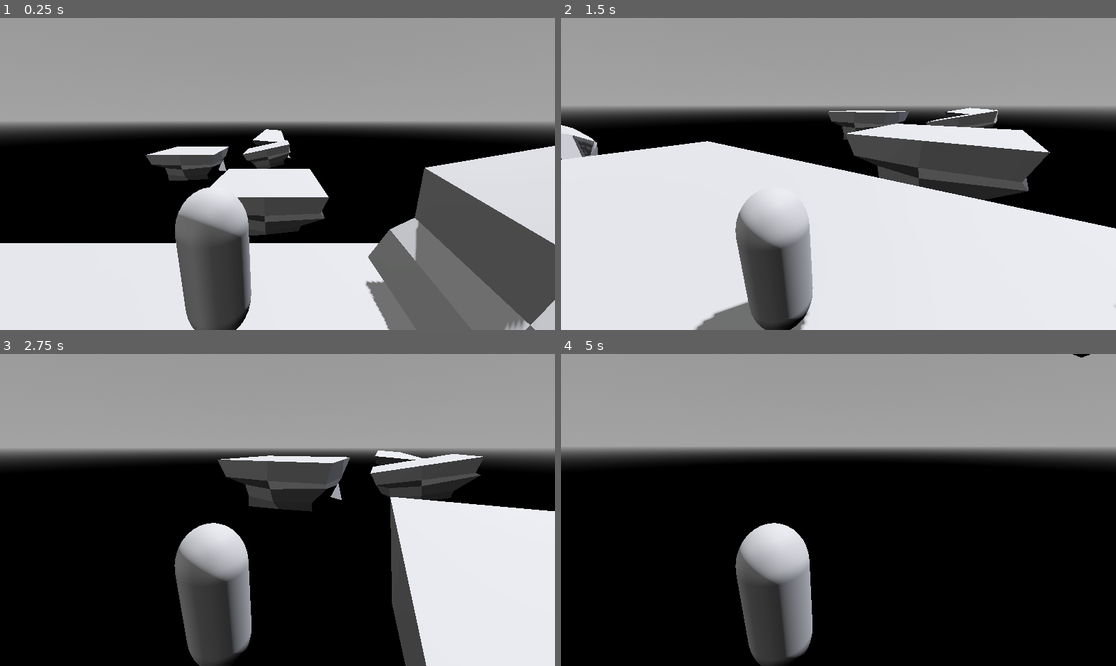
Above: before the commit, frames 1-4 (two rows, left to right).
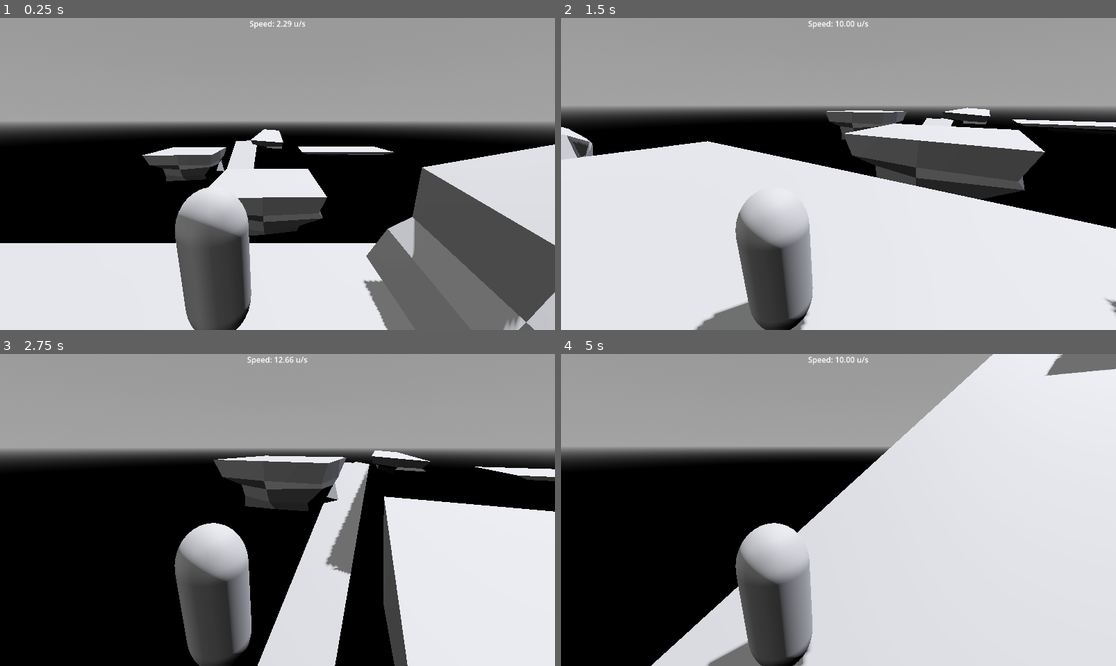
Above: after the commit, the same moments.

Repository: icyfirejosh4352/rigor-mortis
Game: Godot game, scene res://scenes/game.tscn
Same seed, same stepped clock (60 frames per second), same inputs: the game is played once before the commit and once after it.
Inputs (mouse positions are in pixels of both pictures, inside the frame that each line leads up to):
- Up to frame 1 (0.25 s): no input
- Up to frame 2 (1.5 s): move the mouse to (960, 158) at 0.52 s; hold D (strafe right) 0.53-1.28 s; hold Ctrl (slide) 0.53-1.28 s; click (960, 158) at 0.67 s; tap Space (jump) at 0.77 s; move the mouse to (810, 174) at 1.27 s; hold W (forward) from 1.28 s (still down); tap Ctrl (slide) at 1.35 s
- Up to frame 3 (2.75 s): keep holding W (forward); tap Space (jump) at 1.52 s; move the mouse to (288, 503) at 2.02 s; hold Ctrl (slide) from 2.03 s (still down)
- Up to frame 4 (5 s): keep holding W (forward); move the mouse to (832, 516) at 2.77 s; release Ctrl (slide) at 2.78 s; tap Ctrl (slide) at 2.85, 4.35 s; tap Space (jump) at 3.02, 3.77, 4.52 s; move the mouse to (877, 513) at 3.52 s; hold Ctrl (slide) 3.53-4.28 s; move the mouse to (794, 506) at 4.27 s

The runs differ from the first frame. In frame 1, 2.4% of the frame differs, in the area x 25-100%, y 0-100%; in frame 2, 1.7%; in frame 3, 11%; in frame 4, 49%, in the area x 16-100%, y 0-100%.

Commit message:
fixed issues, now state machine
dont remember if I already commited. Movement is now state machine based. reworked sliding. need to add lateral control while sliding downhill.
also added a small speed display.

Diff:
--- a/scenes/game.tscn
+++ b/scenes/game.tscn
@@ -2,6 +2,7 @@
 
 [ext_resource type="PackedScene" uid="uid://ou10wx1f1tgr" path="res://scenes/player.tscn" id="1_uwrxv"]
 [ext_resource type="PackedScene" uid="uid://bsnff2q5rwp7q" path="res://scenes/platform.tscn" id="2_yqjtg"]
+[ext_resource type="Script" uid="uid://cthf48hjpa0hw" path="res://scripts/veldisp.gd" id="3_lnu2h"]
 
 [sub_resource type="ProceduralSkyMaterial" id="ProceduralSkyMaterial_uwrxv"]
 sky_top_color = Color(0.46618116, 0.46618068, 0.46618092, 1)
@@ -38,25 +39,22 @@
 light_color = Color(0.849263, 0.8675701, 0.9290151, 1)
 shadow_enabled = true
 
-[node name="platform" type="Node3D" parent="." unique_id=1051521203]
+[node name="CanvasLayer" type="CanvasLayer" parent="." unique_id=100750700]
 
-[node name="StaticBody3D" type="StaticBody3D" parent="platform" unique_id=45399465]
-
-[node name="CollisionShape3D" type="CollisionShape3D" parent="platform/StaticBody3D" unique_id=1004325228]
-shape = SubResource("BoxShape3D_yqjtg")
-
-[node name="MeshInstance3D" type="MeshInstance3D" parent="platform/StaticBody3D/CollisionShape3D" unique_id=749264635]
-transform = Transform3D(18.759586, 0, 0, 0, 1, 0, 0, 0, 10, 0, 0, 0)
-mesh = SubResource("PlaneMesh_lnu2h")
-skeleton = NodePath("../../..")
-
-[node name="MeshInstance3D2" type="MeshInstance3D" parent="platform/StaticBody3D/CollisionShape3D" unique_id=2009811895]
-transform = Transform3D(18.759592, 0, -1.4901161e-08, 0, 1, 0, 4.4703484e-08, 0, 10.000003, -144.41808, -22.141531, -1.4745852)
-mesh = SubResource("PlaneMesh_lnu2h")
-skeleton = NodePath("../../..")
+[node name="Label" type="Label" parent="CanvasLayer" unique_id=259241597]
+anchors_preset = 5
+anchor_left = 0.5
+anchor_right = 0.5
+offset_left = -20.0
+offset_right = 20.0
+offset_bottom = 23.0
+grow_horizontal = 2
+horizontal_alignment = 1
+script = ExtResource("3_lnu2h")
 
 [node name="player" parent="." unique_id=1356530621 instance=ExtResource("1_uwrxv")]
-transform = Transform3D(1, 0, 0, 0, 1, 0, 0, 0, 1, 0.2689495, 6.63983, 0.15692139)
+transform = Transform3D(1, 0, 0, 0, 1, 0, 0, 0, 1, 0.26894954, 6.63983, 0.15692139)
+safe_margin = 0.01
 
 [node name="eyes" type="Node3D" parent="player" unique_id=1663447133]
 transform = Transform3D(1, 0, 0, 0, 1, 0, 0, 0, 1, 0, 0.54708743, 0)
@@ -67,46 +65,63 @@
 [node name="Camera3D" type="Camera3D" parent="player/eyes/Node3D" unique_id=1842786548]
 transform = Transform3D(1, 0, 0, 0, 0.96727663, 0.2537242, 0, -0.2537242, 0.96727663, 0.92219925, 1.5513735, 2.600268)
 
-[node name="Node3D" type="Node3D" parent="." unique_id=946339735]
-transform = Transform3D(1, 0, 0, 0, 1, 0, 0, 0, 1, 0, 0.5, 6)
+[node name="platforms" type="Node3D" parent="." unique_id=2136146857]
 
-[node name="StaticBody3D" type="StaticBody3D" parent="Node3D" unique_id=958671750]
+[node name="Node3D2" parent="platforms" unique_id=1668499062 instance=ExtResource("2_yqjtg")]
+transform = Transform3D(0.9999479, 0, 0.010209999, 0, 1, 0, -0.010209999, 0, 0.9999479, -0.37060207, 0, -22.536623)
 
-[node name="CollisionShape3D" type="CollisionShape3D" parent="Node3D/StaticBody3D" unique_id=223700598]
+[node name="Node3D3" parent="platforms" unique_id=1552329350 instance=ExtResource("2_yqjtg")]
+transform = Transform3D(0.9999479, 0, 0.010209999, 0, 1, 0, -0.010209999, 0, 0.9999479, -17.894272, 1.125535, -41.566235)
+
+[node name="Node3D4" parent="platforms" unique_id=1517282573 instance=ExtResource("2_yqjtg")]
+transform = Transform3D(1.918726, 0, 0, 0, 0.25641638, 0, 0, 0, 1.0249542, 20.243237, 0, -57.77766)
+
+[node name="Node3D12" parent="platforms" unique_id=790865842 instance=ExtResource("2_yqjtg")]
+transform = Transform3D(0.96117926, 0.07976495, 0.07250178, -0.07629435, 1.0046272, -0.02178054, -0.0096233105, 0.0021712773, 7.414181, -3.294833, 0, -120.95849)
+
+[node name="Node3D13" parent="platforms" unique_id=847692811 instance=ExtResource("2_yqjtg")]
+transform = Transform3D(0.96217453, 0.064807996, 0.0957594, -0.05325793, 0.937258, -2.6941211, -0.0341127, 0.36467862, 6.9071283, -16.334642, -21.081902, -74.75345)
+
+[node name="Node3D5" parent="platforms" unique_id=1028108194 instance=ExtResource("2_yqjtg")]
+transform = Transform3D(-0.999948, 8.741822e-08, 0.010209999, -8.7422784e-08, -0.99999994, 0, 0.01021, -8.9258645e-10, 0.9999479, 12.663874, 2.1920247, -0.76215386)
+
+[node name="Node3D6" parent="platforms" unique_id=2127619818 instance=ExtResource("2_yqjtg")]
+transform = Transform3D(0.9999479, 0, 0.010209999, 0, 1, 0, -0.010209999, 0, 0.9999479, 27.215763, -3.1248534, 1.17971)
+
+[node name="Node3D7" parent="platforms" unique_id=61465861 instance=ExtResource("2_yqjtg")]
+transform = Transform3D(0.99994797, 0, 0.01021, -0.0048281974, 0.88112193, 0.47286448, -0.008996255, -0.47288913, 0.8810761, 19.126913, -2.0028372, 22.477636)
+
+[node name="Node3D8" parent="platforms" unique_id=770572982 instance=ExtResource("2_yqjtg")]
+transform = Transform3D(4.41977, 0.010209999, -4.462933e-10, 0, -4.371139e-08, -1, -0.045128196, 0.9999479, -4.370912e-08, -100.20005, -8.498196, -0.98862624)
+
+[node name="Node3D9" parent="platforms" unique_id=676891325 instance=ExtResource("2_yqjtg")]
+transform = Transform3D(-5.5647106, -0.0102099115, 4.4628942e-10, 0, -4.371139e-08, -1, 0.05681816, -0.9999479, 4.3709115e-08, -55.20331, 2.39538, 7.7738643)
+
+[node name="Node3D10" parent="platforms" unique_id=1639382821 instance=ExtResource("2_yqjtg")]
+transform = Transform3D(-5.564712, -0.0102099115, 4.462895e-10, 0, -4.371139e-08, -1, 0.056818172, -0.9999479, 4.3709125e-08, 69.473915, 2.39538, 4.0531473)
+
+[node name="Node3D11" parent="platforms" unique_id=929191500 instance=ExtResource("2_yqjtg")]
+transform = Transform3D(5.5647144, 0.010209999, -4.4629334e-10, 0, -4.371139e-08, -1, -0.05681868, 0.9999479, -4.3709125e-08, 70.42422, -4.324007, -8.567793)
+
+[node name="platform" type="Node3D" parent="platforms" unique_id=1051521203]
+
+[node name="StaticBody3D" type="StaticBody3D" parent="platforms/platform" unique_id=45399465]
+
+[node name="CollisionShape3D" type="CollisionShape3D" parent="platforms/platform/StaticBody3D" unique_id=1004325228]
+shape = SubResource("BoxShape3D_yqjtg")
+
+[node name="MeshInstance3D" type="MeshInstance3D" parent="platforms/platform/StaticBody3D/CollisionShape3D" unique_id=749264635]
+transform = Transform3D(18.759586, 0, 0, 0, 1, 0, 0, 0, 10, 0, 0, 0)
+mesh = SubResource("PlaneMesh_lnu2h")
+skeleton = NodePath("../../..")
+
+[node name="Node3D" type="Node3D" parent="platforms" unique_id=946339735]
+transform = Transform3D(1, 0, 0, 0, 1, 0, 0, 0, 1, 0, 0.5, 6.0000005)
+
+[node name="StaticBody3D" type="StaticBody3D" parent="platforms/Node3D" unique_id=958671750]
+
+[node name="CollisionShape3D" type="CollisionShape3D" parent="platforms/Node3D/StaticBody3D" unique_id=223700598]
 shape = SubResource("BoxShape3D_uwrxv")
 
-[node name="MeshInstance3D" type="MeshInstance3D" parent="Node3D/StaticBody3D/CollisionShape3D" unique_id=1642956705]
+[node name="MeshInstance3D" type="MeshInstance3D" parent="platforms/Node3D/StaticBody3D/CollisionShape3D" unique_id=1642956705]
 mesh = SubResource("BoxMesh_yqjtg")
-
-[node name="Node3D2" parent="." unique_id=1668499062 instance=ExtResource("2_yqjtg")]
-transform = Transform3D(1, 0, 0, 0, 1, 0, 0, 0, 1, -0.14048386, 0, -22.539232)
-
-[node name="Node3D3" parent="." unique_id=1552329350 instance=ExtResource("2_yqjtg")]
-transform = Transform3D(1, 0, 0, 0, 1, 0, 0, 0, 1, -17.468946, 1.125535, -41.746765)
-
-[node name="Node3D4" parent="." unique_id=1517282573 instance=ExtResource("2_yqjtg")]
-transform = Transform3D(0.97748226, -0.21101773, 0, 0.21101773, 0.97748226, 0, 0, 0, 1, -1.6778426, 0, -58.027668)
-
-[node name="Node3D12" parent="." unique_id=790865842 instance=ExtResource("2_yqjtg")]
-transform = Transform3D(0.96122736, 0.079738624, -0.0032007769, -0.07629435, 1.0046272, -0.02178054, 0.00019082986, 0.002985564, 7.4145346, -2.0596752, 0, -120.98582)
-
-[node name="Node3D5" parent="." unique_id=1028108194 instance=ExtResource("2_yqjtg")]
-transform = Transform3D(-1.0000001, 8.742278e-08, 0, -8.7422784e-08, -0.99999994, 0, 0, 0, 1, 12.670995, 2.1920247, -0.632816)
-
-[node name="Node3D6" parent="." unique_id=2127619818 instance=ExtResource("2_yqjtg")]
-transform = Transform3D(1, 0, 0, 0, 1, 0, 0, 0, 1, 27.2023, -3.1248534, 1.4575214)
-
-[node name="Node3D7" parent="." unique_id=61465861 instance=ExtResource("2_yqjtg")]
-transform = Transform3D(0.99998766, 0.0048281974, 0.0012136819, -0.0048281974, 0.88112193, 0.47286448, 0.0012136819, -0.47286448, 0.8811344, 18.89642, -2.0028372, 22.67175)
-
-[node name="Node3D8" parent="." unique_id=770572982 instance=ExtResource("2_yqjtg")]
-transform = Transform3D(4.42, 0, 2.7755576e-17, 0, -4.371139e-08, -1, 0, 1, -4.37114e-08, -100.18473, -8.498196, -2.0116172)
-
-[node name="Node3D9" parent="." unique_id=676891325 instance=ExtResource("2_yqjtg")]
-transform = Transform3D(-5.5650005, 8.754432e-08, -3.858025e-15, 0, -4.371139e-08, -1, -4.8801303e-07, -1, 4.3711392e-08, -55.2798, 2.39538, 7.209833)
-
-[node name="Node3D10" parent="." unique_id=1639382821 instance=ExtResource("2_yqjtg")]
-transform = Transform3D(-5.565002, 8.754432e-08, -3.8857806e-15, 0, -4.371139e-08, -1, -4.917383e-07, -1, 4.3711402e-08, 69.42891, 2.39538, 4.7622643)
-
-[node name="Node3D11" parent="." unique_id=929191500 instance=ExtResource("2_yqjtg")]
-transform = Transform3D(5.5650043, 0, 5.551115e-17, 0, -4.371139e-08, -1, 1.1175871e-08, 1, -4.3711402e-08, 70.50802, -4.324007, -7.8483143)
--- a/scenes/player.tscn
+++ b/scenes/player.tscn
@@ -12,6 +12,8 @@
 [sub_resource type="CapsuleMesh" id="CapsuleMesh_3vyb7"]
 
 [node name="CharacterBody3D" type="CharacterBody3D" unique_id=1325180929]
+floor_max_angle = 0.83775806
+floor_snap_length = 0.4
 script = ExtResource("1_3vyb7")
 
 [node name="CollisionShape3D" type="CollisionShape3D" parent="." unique_id=155263430]
--- a/scripts/player.gd
+++ b/scripts/player.gd
@@ -1,5 +1,4 @@
 extends CharacterBody3D
-
 # Parent node for camera and idk.
 @onready var eyes: Node3D = $eyes
 # The camera.
@@ -35,6 +34,10 @@
 const SLIDE_MINSPEED = 2.0
 # Wallrunning speed multiplier.
 const WALLRUN_MULT = 2
+# Weight considered when sliding down a slope.
+const SLIDE_WEIGHT = 20.0
+# Multiplier for weight when sliding up a slope (to slow down).
+const UPHILL_WMULT = 2.0
 
 # Whether or not the player is sliding. Idk when I'll use this, but nice to have.
 var IsSliding = false
@@ -66,7 +69,7 @@
 
 # All the physics calculations.
 func _physics_process(delta: float) -> void:
-
+	velocity += get_gravity() * delta
 	if Input.is_action_pressed("slide") && Input.is_action_pressed("jump"):
 		print("both pressed")
 
@@ -76,7 +79,6 @@
 
 	#Air friction calculation. only occurs while in air. (I think)
 	if !is_on_floor():
-		velocity += get_gravity() * delta
 		velocity.x = lerp(velocity.x, direction.x * SPEED, ACCEL_SMOOTH * delta * (1/AIR_SLOW_MULT))
 		velocity.z = lerp(velocity.z, direction.z * SPEED, ACCEL_SMOOTH * delta * (1/AIR_SLOW_MULT))
 		PlayerState = PlayerStates.DEFAULT
@@ -86,10 +88,15 @@
 
 	#All the important stuff is here.
 	elif is_on_floor():
+		var floor_normal = get_floor_normal()
 		PlayerState = PlayerStates.DEFAULT
 		if Input.is_action_just_pressed("slide"):
 			PlayerState = PlayerStates.SLIDING
-			velocity = Vector3(velocity.x * SLIDE_SPDBST, velocity.y, velocity.z * SLIDE_SPDBST)
+			#velocity = Vector3(velocity.x * SLIDE_SPDBST, velocity.y, velocity.z * SLIDE_SPDBST)
+			velocity.x *= SLIDE_SPDBST
+			velocity.z *= SLIDE_SPDBST
+			velocity = velocity.slide(floor_normal).normalized() * velocity.length()
+#			velocity = velocity.slide(get_floor_normal()).normalized() * velocity.length()
 		elif Input.is_action_pressed("slide"):
 			PlayerState = PlayerStates.SLIDING
 
@@ -107,7 +114,6 @@
 
 				# If no input in either axes (x or z), uses different method (just lerp) to calculate velocity.
 				# Definitely a better way to do this exists, but it's 1:00 and I wanna sleep.
-				# also think this messes with the previous elif clause's velocity calculation. possibly. I dont care, movement feels okay.
 				# TODO: fix ts
 				else:
 					if direction.z == 0:
@@ -124,7 +130,17 @@
 					velocity.x += direction.x * (SPEED * JUMP_SPDBST)
 					velocity.z += direction.z * (SPEED * JUMP_SPDBST)
 			PlayerStates.SLIDING:
-				velocity = velocity.move_toward(Vector3(SLIDE_MINSPEED * direction.x, velocity.y, SLIDE_MINSPEED * direction.z), SLIDE_SLOW)
+				# this part is from AI :(
+				var slope_dir = Vector3.DOWN.slide(floor_normal).normalized()
+				var move_dot_slope = velocity.dot(slope_dir)
+				if floor_normal.y < 0.99:
+					var steepness = 1.0 - floor_normal.y
+					if move_dot_slope > 0:
+						velocity += slope_dir * steepness * SPEED * delta * SLIDE_WEIGHT
+					else:
+						velocity += slope_dir * steepness * SPEED * delta * SLIDE_WEIGHT * UPHILL_WMULT
+				else:
+					velocity = velocity.move_toward(Vector3(SLIDE_MINSPEED * direction.x, velocity.y, SLIDE_MINSPEED * direction.z), SLIDE_SLOW)
 				FullMesh.visible = false
 				SlideMesh.visible = true
 				head.disabled = true
--- /dev/null
+++ b/scripts/veldisp.gd
@@ -0,0 +1,11 @@
+extends Label
+
+# Assuming the Player is in the same scene, or use a path
+@onready var player = $"../../player"
+
+func _process(delta):
+	# Calculate speed (pixels per second) based on velocity length
+	var speed = player.velocity.length()
+
+
+	text = "Speed: %.2f u/s" % speed
Not shown, added: scripts/veldisp.gd.uid
